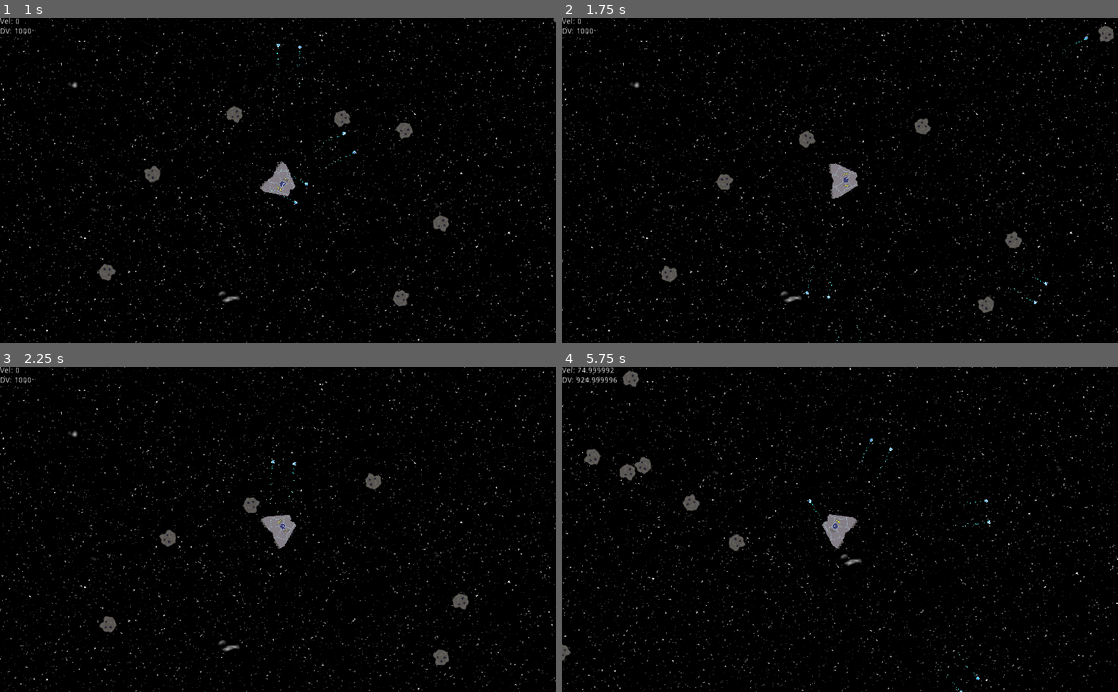
Above: before the commit, frames 1-4 (two rows, left to right).
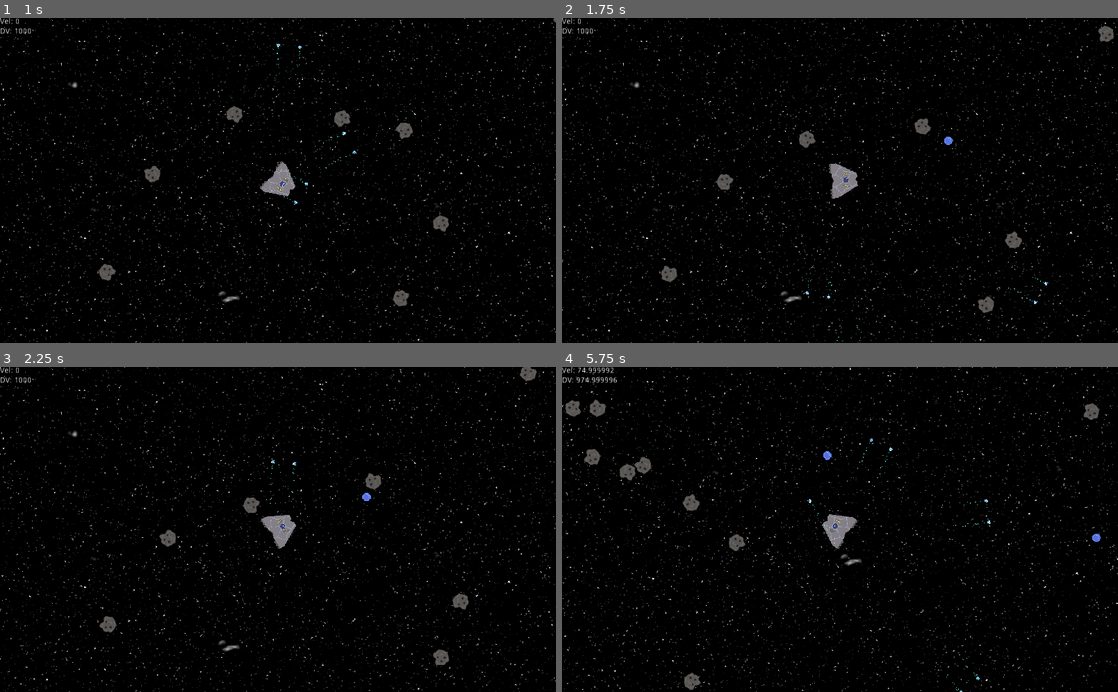
Above: after the commit, the same moments.

Repository: Scimon/godot-experiments
Game: Godot game, scene res://Game.tscn
Same seed, same stepped clock (60 frames per second), same inputs: the game is played once before the commit and once after it.
Inputs:
- Up to frame 1 (1 s): hold D (turn_right) from 0.53 s (still down); hold Space (shoot) from 0.53 s (still down)
- Up to frame 2 (1.75 s): release D (turn_right) at 1.28 s; release Space (shoot) at 1.28 s; hold A (turn_left) from 1.28 s (still down); tap Space (shoot) at 1.35 s
- Up to frame 3 (2.25 s): release A (turn_left) at 2.03 s; hold D (turn_right) from 2.03 s (still down); hold Space (shoot) from 2.03 s (still down)
- Up to frame 4 (5.75 s): release D (turn_right) at 2.78 s; release Space (shoot) at 2.78 s; hold W (accelerate) 2.78-3.53 s; tap Space (shoot) at 2.85, 4.35 s; hold Space (shoot) 3.53-4.28 s; hold A (turn_left) from 3.53 s (still down); hold Space (shoot) from 5.03 s (still down)

Frame 1 is identical in both runs. In frame 2, less than 0.1% of the frame differs, in the area x 68-95%, y 5-40%; in frame 3, 0.1%; in frame 4, 0.7%, in the area x 0-97%, y 1-100%.

Commit message:
Fuel Drops

Diff:
--- a/Spaceship/Asteroid.gd
+++ b/Spaceship/Asteroid.gd
@@ -3,6 +3,7 @@
 var velocity : Vector2
 var rotation_speed : float
 onready var shipVelocity = get_node("/root/ShipVelocity")
+onready var Fuel = preload("res://Fuel.tscn")
 
 # Called when the node enters the scene tree for the first time.
 func _ready():
@@ -23,3 +24,10 @@
 	rotation = rotation + rotation_speed
 	if global_position.distance_to(Vector2(512,300)) > 1000:
 		queue_free()
+
+func destroy():
+	if randf() < 0.25:
+		var fuel = Fuel.instance()
+		self.get_parent().get_parent().add_child(fuel)
+		fuel.global_position = self.global_position
+	queue_free()
--- /dev/null
+++ b/Spaceship/Fuel.gd
@@ -0,0 +1,23 @@
+extends KinematicBody2D
+
+onready var velocity = Vector2.ZERO
+onready var shipVelocity = get_node("/root/ShipVelocity")
+export var fuel_level = 50
+export var attraction_range = 300
+export var attraction_speed = 50
+
+func _physics_process(delta):
+	var collision = self.move_and_collide( ( velocity + shipVelocity.SHIP_VELOCITY) * delta)
+	if collision:
+		shipVelocity.DELTA_V += fuel_level
+		queue_free()
+	var c_dist = global_position.distance_to(Vector2(512,300))
+	if c_dist < attraction_range:
+		velocity = global_position.direction_to(Vector2(512,300)).normalized() * (attraction_range / c_dist) * attraction_speed
+	if c_dist > 1000:
+		queue_free()
+
+
+# Called every frame. 'delta' is the elapsed time since the previous frame.
+#func _process(delta):
+#	pass
--- /dev/null
+++ b/Spaceship/Fuel.tscn
@@ -0,0 +1,18 @@
+[gd_scene load_steps=4 format=2]
+
+[ext_resource path="res://fuel.png" type="Texture" id=1]
+[ext_resource path="res://Fuel.gd" type="Script" id=2]
+
+[sub_resource type="CircleShape2D" id=1]
+radius = 7.89273
+
+[node name="Fuel" type="KinematicBody2D"]
+collision_layer = 0
+collision_mask = 2
+script = ExtResource( 2 )
+
+[node name="CollisionShape2D" type="CollisionShape2D" parent="."]
+shape = SubResource( 1 )
+
+[node name="Sprite" type="Sprite" parent="."]
+texture = ExtResource( 1 )
--- a/Spaceship/Shot.gd
+++ b/Spaceship/Shot.gd
@@ -8,9 +8,9 @@
 	energy = energy - 1
 	var collision = self.move_and_collide( velocity * delta)
 	if collision:
-		collision.collider.queue_free()
+		collision.collider.destroy()
 		queue_free()
 	if energy <= 0:
 		queue_free()
-	if global_position.distance_to(Vector2(512,300)) > 1000:
+	if global_position.distance_to(Vector2(512,300)) > 500:
 		queue_free()
Binary file added: Spaceship/fuel.png
Not shown, added: Spaceship/fuel.png.import
